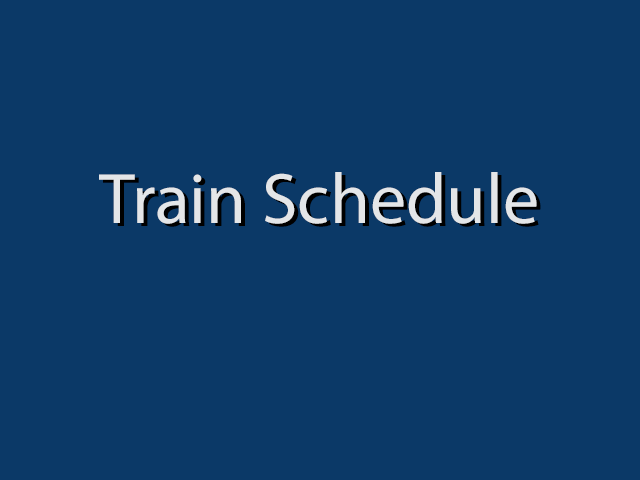
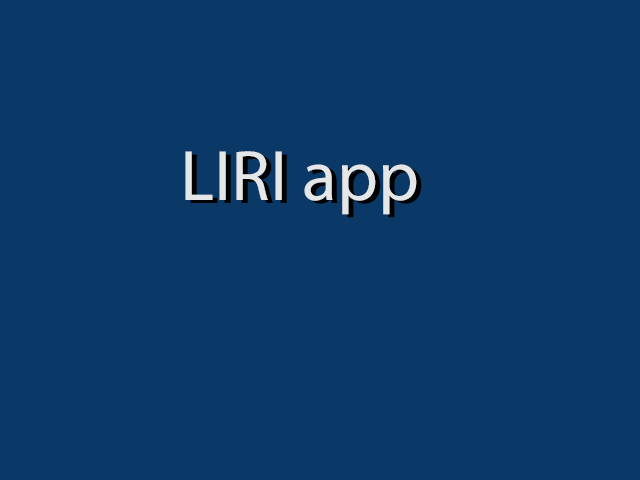
Layered file, before and after one edit (640x480). Changes by layer:
renamed "Train Schedule" to "LIRI app", painted on it over [99, 151, 537, 224]
renamed "Train Schedule" to "LIRI app", painted on it over [103, 154, 541, 227]
